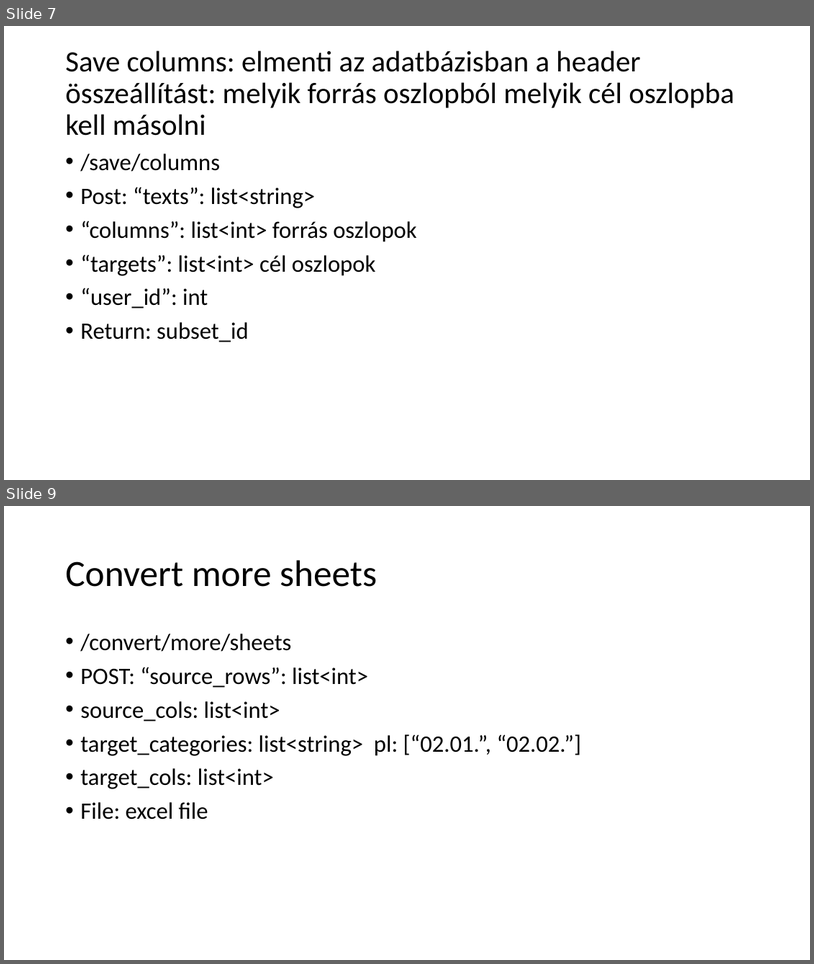
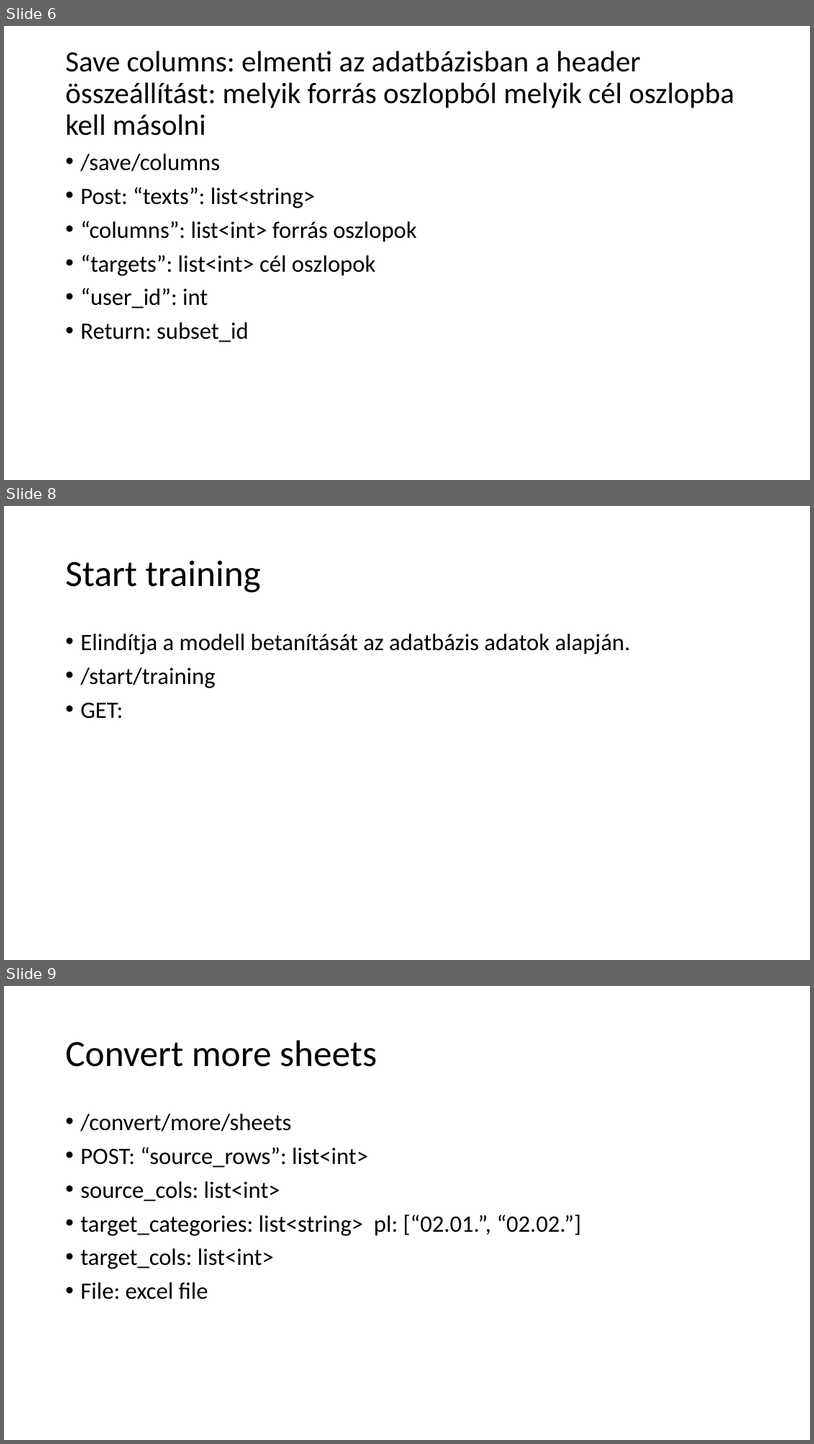
Before and after one commit to ejanos/strabag, a slide deck: python WebAPI.ppt. Shown one above the other, each under a label of ours: slides 7 and 9 before the commit, slides 6, 8 and 9 after it; the slides between them are not shown. The pictures are 814x964 and 814x1444 pixels, drawn with LibreOffice and Linux fonts; fonts in the diff are those of the drawing. Boxes give left, top, right and bottom in pixels: in the first picture for what was removed or moved away, otherwise in the second. Text is boxed around its words. In the diff, an @@ line names an element or a change of style, - is before the commit and + after.

Commit message:
webapi: new endpoints:
start training
[fix] webapi:  save training data endpoint

```diff
--- a/python WebAPI.ppt
+++ b/python WebAPI.ppt
@@ slide 8 added at [4, 506, 810, 960], background #FFFFFF @@
@@ title added at [65, 560, 261, 592], 44 pt, text #000000 @@
+Start training
@@ text added at [80, 633, 631, 718], 28 pt, text #000000 @@
+• Elindítja a modell betanítását az adatbázis adatok alapján.
+• /start/training
+• GET:
@@ what was slide 7 is now slide 6 @@
```
Also in this commit, not shown: 2 slides changed, 1 slide removed, 5 other files.
